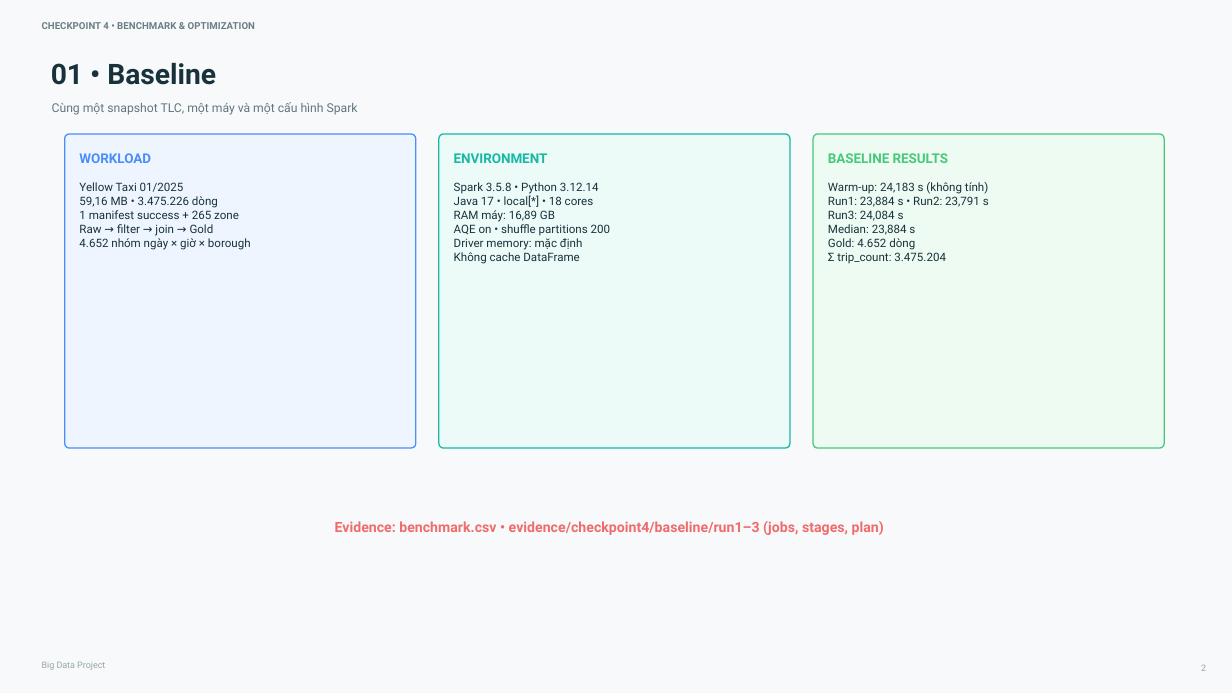
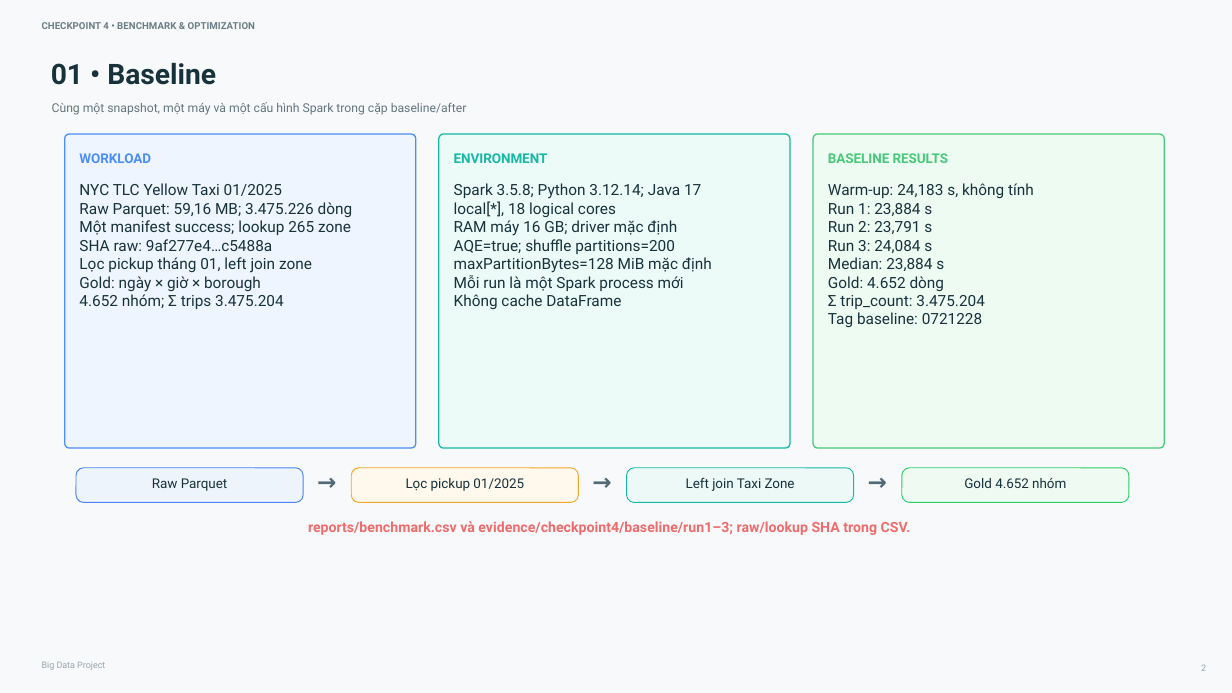
Before and after one commit to luxk-ie/big-data-spark, a slide deck: slide 2 of reports/Checkpoint4_Report.pptx. Drawn at 1232x693 pixels with LibreOffice and Linux fonts; fonts in the diff are those of the drawing. Boxes give left, top, right and bottom in pixels: in the first picture for what was removed or moved away, otherwise in the second. Text is boxed around its words. In the diff, an @@ line names an element or a change of style, - is before the commit and + after.

Commit message:
Publish Checkpoint 4 rerun and presentation

```diff
--- a/reports/Checkpoint4_Report.pptx
+++ b/reports/Checkpoint4_Report.pptx
@@ text at [52,102,467,115]: text changed @@
-Cùng một snapshot TLC, một máy và một cấu hình Spark
+Cùng một snapshot, một máy và một cấu hình Spark trong cặp baseline/after
@@ text at [79,183,353,309]: text changed; size 9 to 12 pt @@
-Yellow Taxi 01/2025
-59,16 MB • 3.475.226 dòng
-1 manifest success + 265 zone
-Raw → filter → join → Gold
-4.652 nhóm ngày × giờ × borough
+NYC TLC Yellow Taxi 01/2025
+Raw Parquet: 59,16 MB; 3.475.226 dòng
+Một manifest success; lookup 265 zone
+SHA raw: 9af277e4…c5488a
+Lọc pickup tháng 01, left join zone
+Gold: ngày × giờ × borough
+4.652 nhóm; Σ trips 3.475.204
@@ text at [454,183,712,291]: text changed; size 9 to 12 pt @@
-Spark 3.5.8 • Python 3.12.14
-Java 17 • local[*] • 18 cores
-RAM máy: 16,89 GB
-AQE on • shuffle partitions 200
-Driver memory: mặc định
+Spark 3.5.8; Python 3.12.14; Java 17
+local[*], 18 logical cores
+RAM máy 16 GB; driver mặc định
+AQE=true; shuffle partitions=200
+maxPartitionBytes=128 MiB mặc định
+Mỗi run là một Spark process mới
@@ text at [828,183,1034,253]: text changed; size 9 to 12 pt @@
-Warm-up: 24,183 s (không tính)
-Run1: 23,884 s • Run2: 23,791 s
-Run3: 24,084 s
+Warm-up: 24,183 s, không tính
+Run 1: 23,884 s
+Run 2: 23,791 s
+Run 3: 24,084 s
@@ text at [828,257,985,309]: size 9 to 12 pt in "Median: 23,884 s", "Gold: 4.652 dòng", "Σ trip_count: 3.475.204" @@
@@ text at [454,294,621,309]: size 9 to 12 pt in "Không cache DataFrame" @@
@@ text at [828,312,983,327]: paragraph added @@
+Tag baseline: 0721228
@@ rounded rectangle added at [76,468,303,503], fill #EEF4FC, outline #4C83F6 0.75 pt @@
@@ text added at [152,478,228,491], 10.5 pt, text #18323C @@
+Raw Parquet
@@ text added at [310,468,343,503], 18 pt, text #536A76, bold @@
+→
@@ rounded rectangle added at [351,468,579,503], fill #FFF8EC, outline #F4A62A 0.75 pt @@
@@ text added at [406,478,524,491], 10.5 pt, text #18323C @@
+Lọc pickup 01/2025
@@ text added at [585,468,618,503], 18 pt, text #536A76, bold @@
+→
@@ rounded rectangle added at [627,468,854,503], fill #ECF9F6, outline #16B8A6 0.75 pt @@
@@ text added at [686,477,795,491], 10.5 pt, text #18323C @@
+Left join Taxi Zone
@@ text added at [860,468,894,503], 18 pt, text #536A76, bold @@
+→
@@ rounded rectangle added at [902,468,1129,503], fill #EFFBF2, outline #2ACD64 0.75 pt @@
@@ text added at [964,478,1066,488], 10.5 pt, text #18323C @@
+Gold 4.652 nhóm
@@ text at [308,521,911,535]: text changed @@
-Evidence: benchmark.csv • evidence/checkpoint4/baseline/run1–3 (jobs, stages, plan)
+reports/benchmark.csv và evidence/checkpoint4/baseline/run1–3; raw/lookup SHA trong CSV.
```
Also in this commit, not shown: 5 other slides changed, 21 other files.
